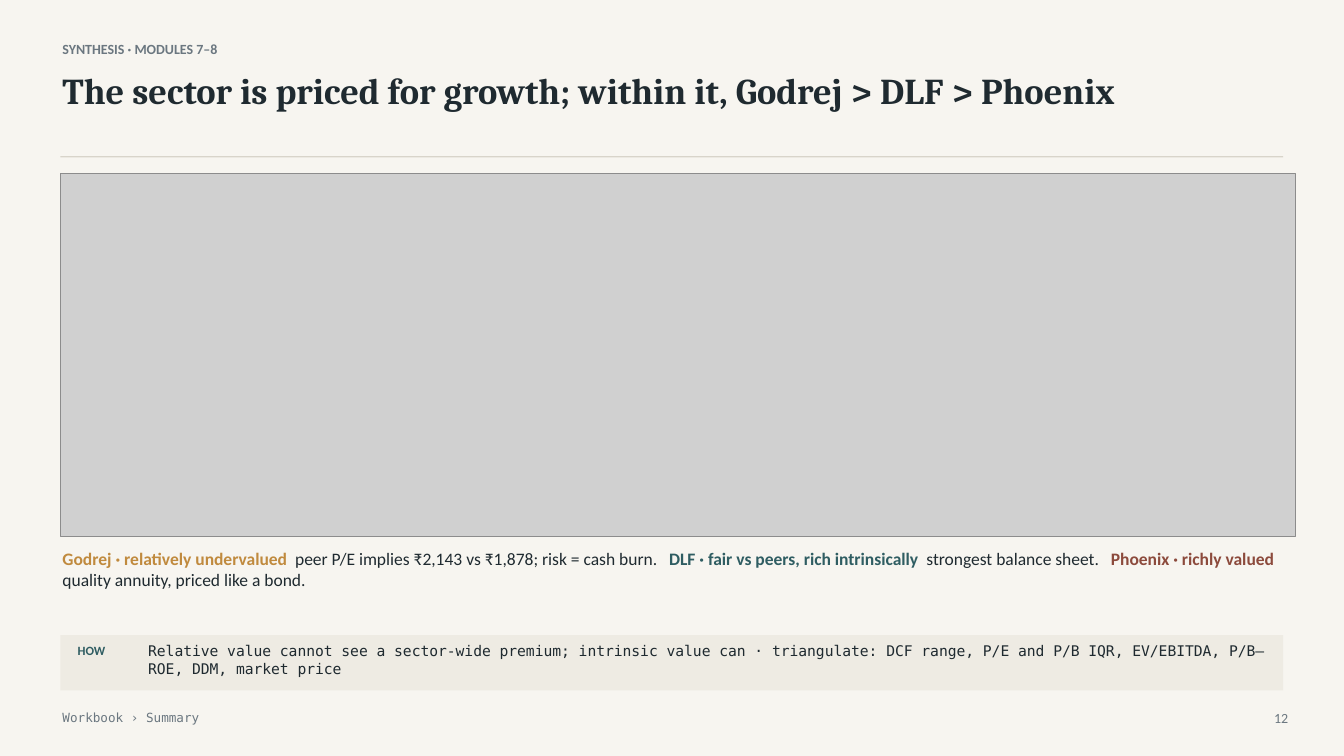
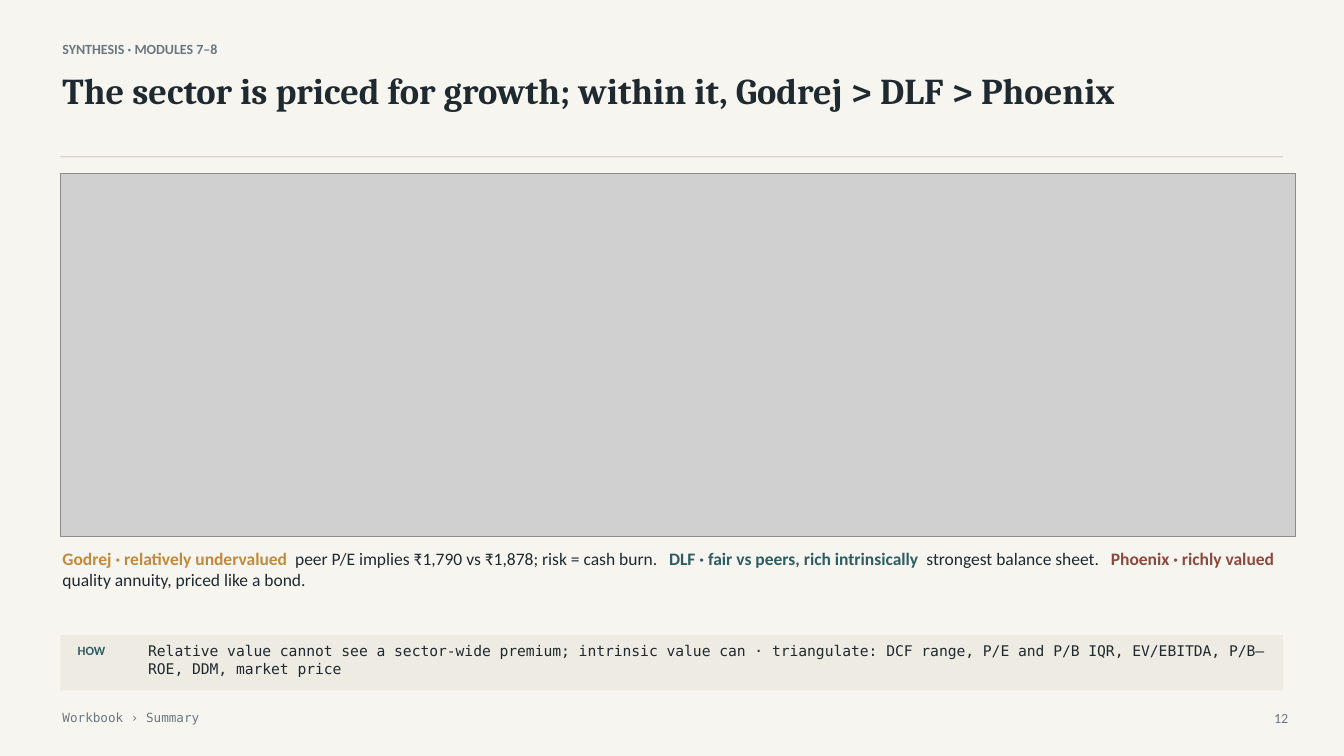
Before and after one commit to atharvaakz/BAAV, a slide deck: slide 12 of reports/ProjectBaav_Group27_Presentation.pptx. Drawn at 1344x756 pixels with LibreOffice and Linux fonts; fonts in the diff are those of the drawing; grey boxes stand for pictures. Boxes give left, top, right and bottom in pixels: in the first picture for what was removed or moved away, otherwise in the second. Text is boxed around its words. In the diff, an @@ line names an element or a change of style, - is before the commit and + after.

```diff
--- a/reports/ProjectBaav_Group27_Presentation.pptx
+++ b/reports/ProjectBaav_Group27_Presentation.pptx
@@ text at [62,552,1274,589]: text changed @@
-Godrej · relatively undervalued peer P/E implies ₹2,143 vs ₹1,878; risk = cash burn. DLF · fair vs peers, rich intrinsically strongest balance sheet. Phoenix · richly valued quality annuity, priced like a bond.
+Godrej · relatively undervalued peer P/E implies ₹1,790 vs ₹1,878; risk = cash burn. DLF · fair vs peers, rich intrinsically strongest balance sheet. Phoenix · richly valued quality annuity, priced like a bond.
```
Also in this commit, not shown: 6 other slides changed, 9 other files.
